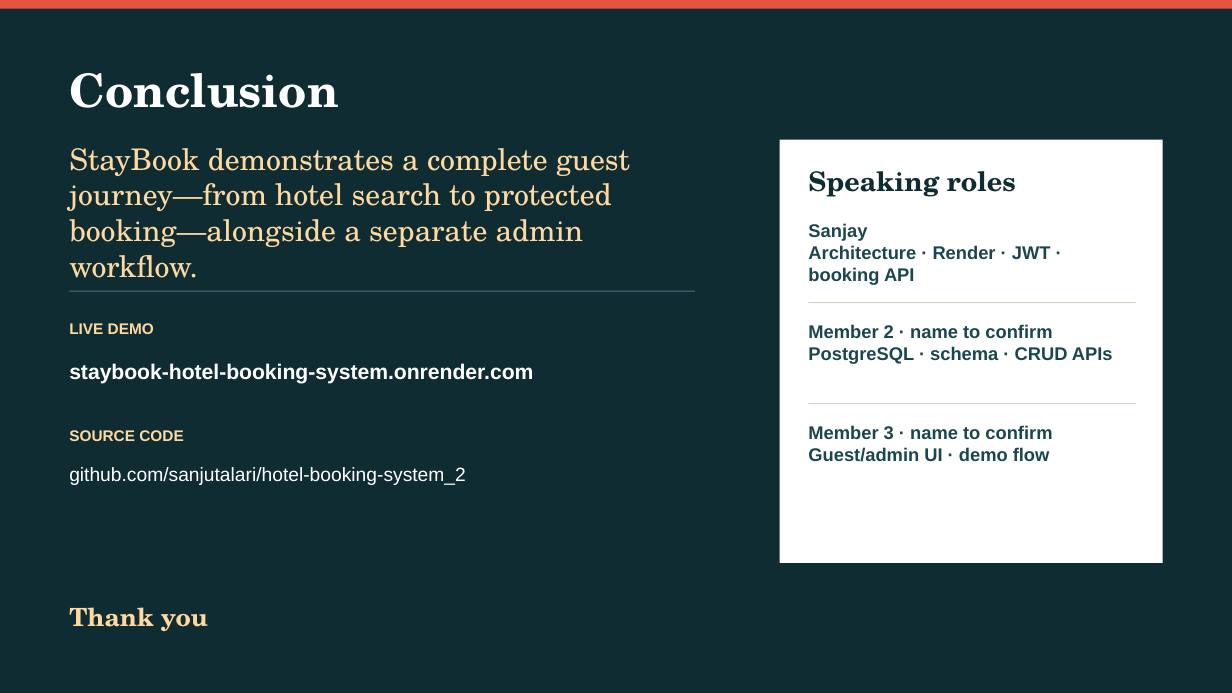
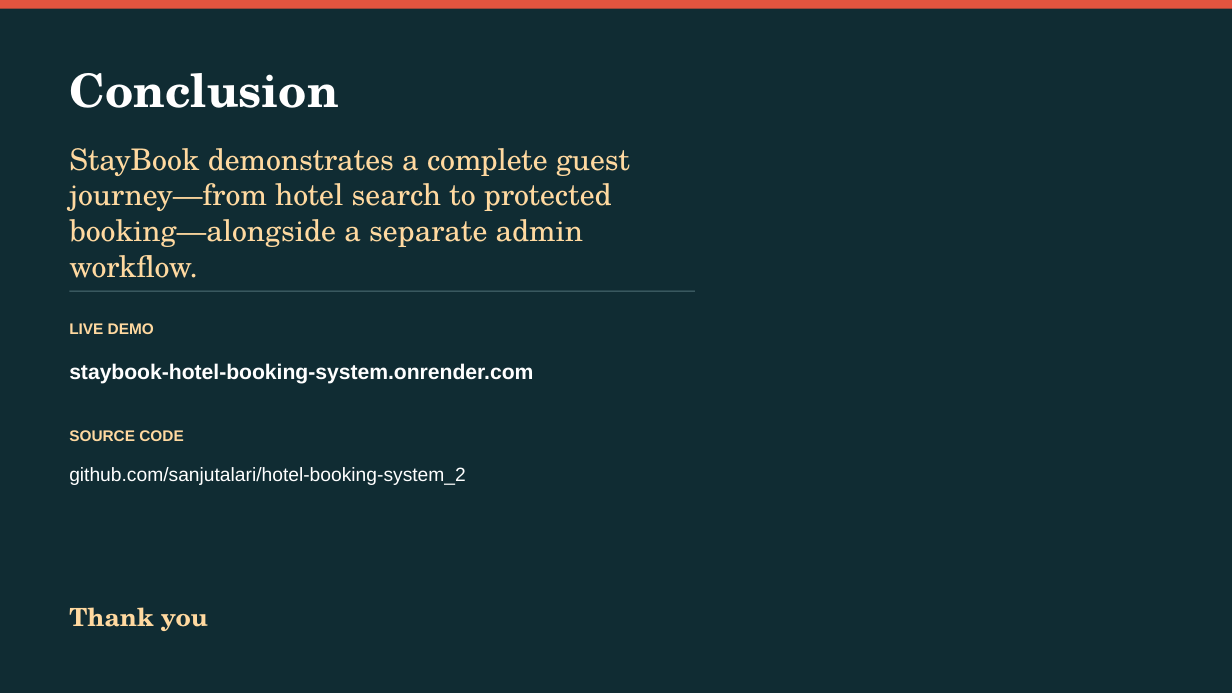
Before and after one commit to sanjutalari/hotel-booking-system_2, a slide deck: slide 11 of docs/StayBook_Project_Presentation.pptx. Drawn at 1232x693 pixels with LibreOffice and Linux fonts; fonts in the diff are those of the drawing. Boxes give left, top, right and bottom in pixels: in the first picture for what was removed or moved away, otherwise in the second. Text is boxed around its words. In the diff, an @@ line names an element or a change of style, - is before the commit and + after.

Commit message:
ppt

```diff
--- a/docs/StayBook_Project_Presentation.pptx
+++ b/docs/StayBook_Project_Presentation.pptx
@@ rectangle removed at [780,140,1164,563] @@
@@ text removed at [808,171,1016,197] @@
-Speaking roles
@@ text removed at [808,223,1051,285] @@
-Sanjay
-Architecture · Render · JWT · booking API
@@ text removed at [808,324,1113,364] @@
-Member 2 · name to confirm
-PostgreSQL · schema · CRUD APIs
@@ rectangle removed at [809,302,1136,303] @@
@@ rectangle removed at [809,403,1136,404] @@
@@ text removed at [808,425,1052,462] @@
-Member 3 · name to confirm
-Guest/admin UI · demo flow
```
Also in this commit, not shown: 1 other slide changed, 15 other files.
